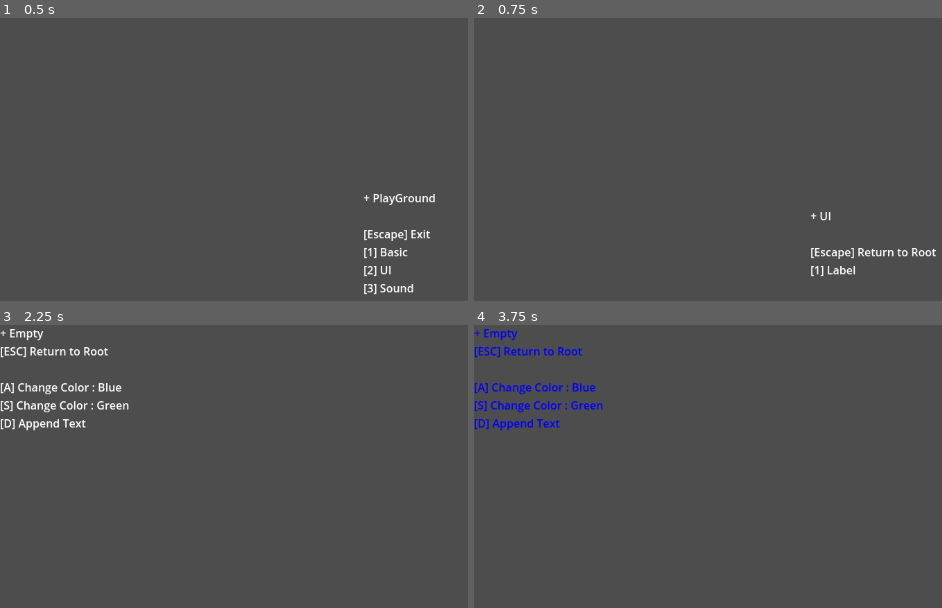
Above: before the commit, frames 1-4 (two rows, left to right).
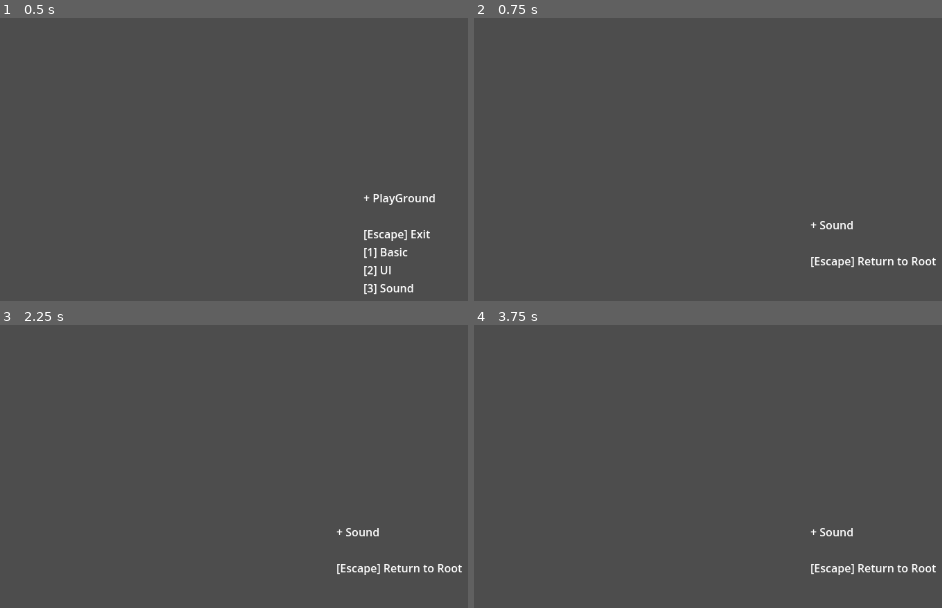
Above: after the commit, the same moments.

Repository: R2Road/godot_playground
Game: Godot game, scene res://playground_main.tscn
Same seed, same stepped clock (60 frames per second), same inputs: the game is played once before the commit and once after it.
Inputs:
- Up to frame 1 (0.5 s): no input
- Up to frame 2 (0.75 s): tap Enter at 0.5 s; hold D from 0.53 s (still down); tap 3 at 0.6 s
- Up to frame 3 (2.25 s): tap Space at 1.25 s; release D at 1.28 s; hold S 1.28-2.03 s; tap 3 at 1.35 s; tap Enter at 2 s; hold D from 2.03 s (still down); tap 1 at 2.1 s
- Up to frame 4 (3.75 s): tap 3 at 2.3, 3.05 s; tap Space at 2.75 s; tap 2 at 2.85 s; tap Enter at 3.5 s; release D at 3.53 s; hold A from 3.53 s (still down); tap 4 at 3.6 s

Frame 1 is identical in both runs. In frame 2, 1.2% of the frame differs, in the area x 72-99%, y 68-92%; in frame 3, 2.3%, in the area x 0-99%, y 1-89%; in frame 4, 2.3%.

Commit message:
fix scene : gds_sound_root - change script

Diff:
--- a/2d_ground/gds_sound/gds_sound_root.tscn
+++ b/2d_ground/gds_sound/gds_sound_root.tscn
@@ -1,9 +1,9 @@
 [gd_scene load_steps=2 format=3 uid="uid://dlp2jqljtqu1o"]
 
-[ext_resource type="Script" path="res://gds_ui/gds_ui_root.gd" id="1"]
+[ext_resource type="Script" path="res://gds_sound/gds_sound_root.gd" id="1_wv1sd"]
 
 [node name="GDS_Sound_Root" type="Node2D"]
-script = ExtResource("1")
+script = ExtResource("1_wv1sd")
 
 [node name="Summury" type="Label" parent="."]
 offset_right = 40.0
